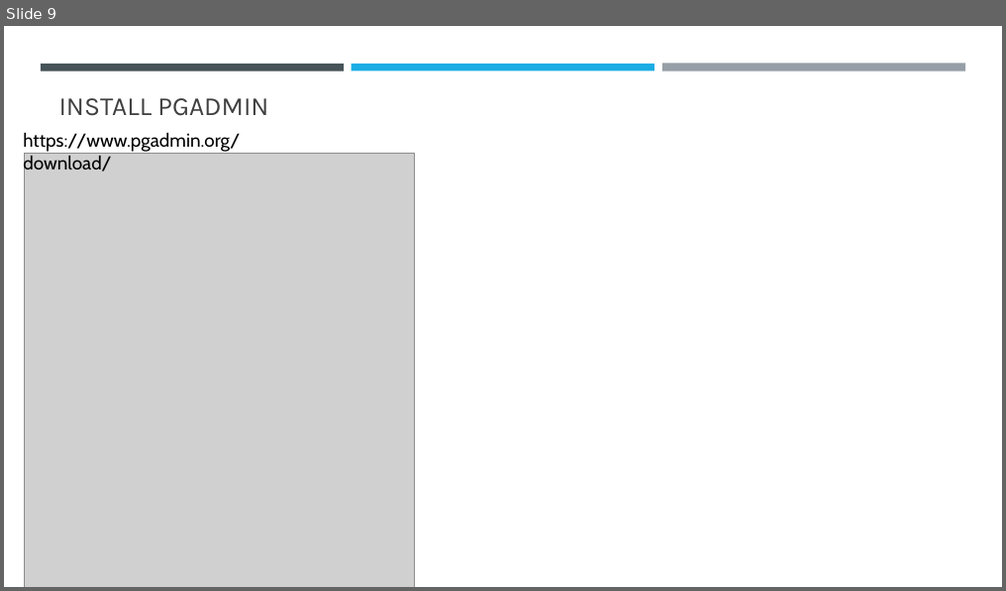
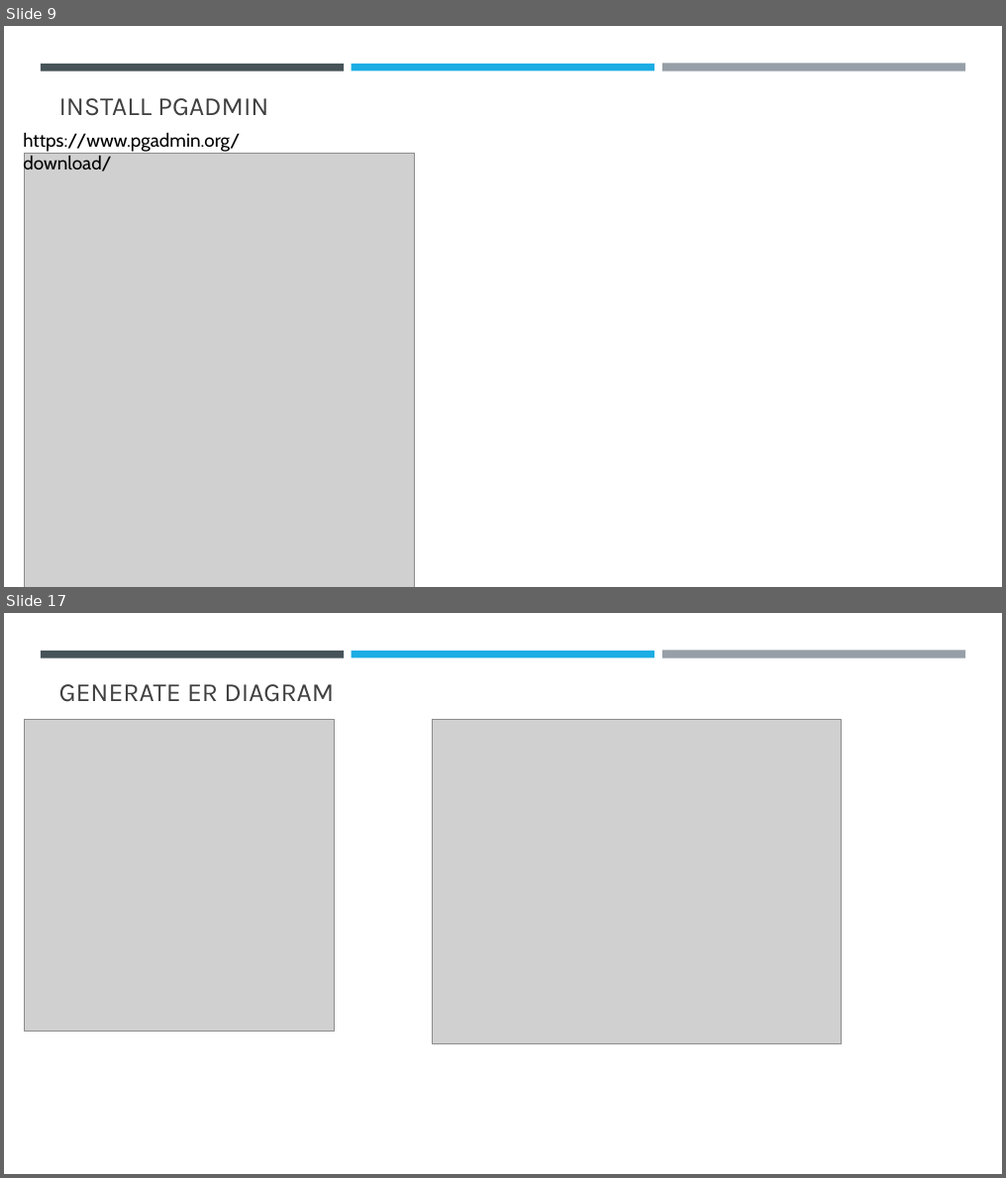
Before and after one commit to sansindia85/AzurePostgreSQL, a slide deck: Presentation/AzurePostgreSQl.pptx. Shown one above the other, each under a label of ours: slide 9 before the commit, slides 9 and 17 after it; the slides between them are not shown. The pictures are 1006x591 and 1006x1178 pixels, drawn with LibreOffice and Linux fonts; fonts in the diff are those of the drawing; grey boxes stand for pictures. Boxes give left, top, right and bottom in pixels: in the first picture for what was removed or moved away, otherwise in the second. Text is boxed around its words. In the diff, an @@ line names an element or a change of style, - is before the commit and + after.

```diff
--- a/Presentation/AzurePostgreSQl.pptx
+++ b/Presentation/AzurePostgreSQl.pptx
@@ slide 17 added at (4, 613, 1002, 1174), background #FFFFFF; not listed: 3 template elements that a slide beside it also shows @@
@@ title added at (59, 684, 334, 702), 25.2 pt, text #404040 @@
+GENERATE ER DIAGRAM
@@ picture added at (24, 719, 334, 1032) @@
@@ picture added at (433, 719, 841, 1044) @@
```
Also in this commit, not shown: 9 other slides added, 20 other files.
